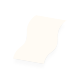
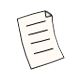
Before/after of a 80px x 80px layered artwork. What changed in the layer stack:
added group "Group 1 copy" with 1 layers above "Group 1" over [16, 10, 65, 70]
added layer "Shape 3 copy 6" (1st of 2, in "Group 1 copy") in group "Group 1 copy" over [16, 10, 65, 70]
hid "Shape 2" over [13, 15, 66, 64]